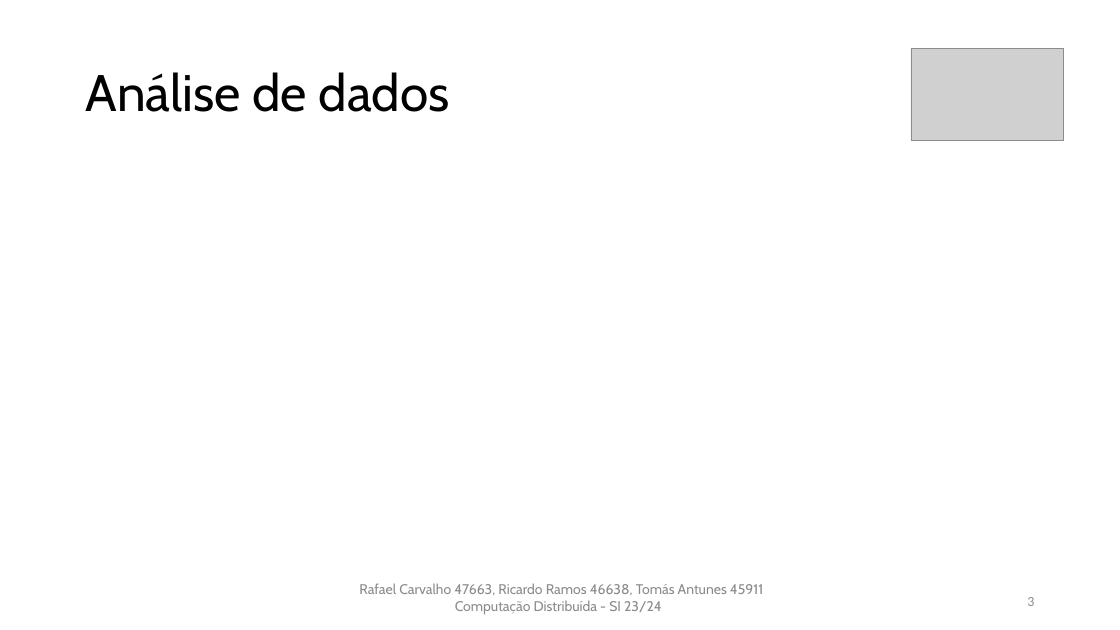
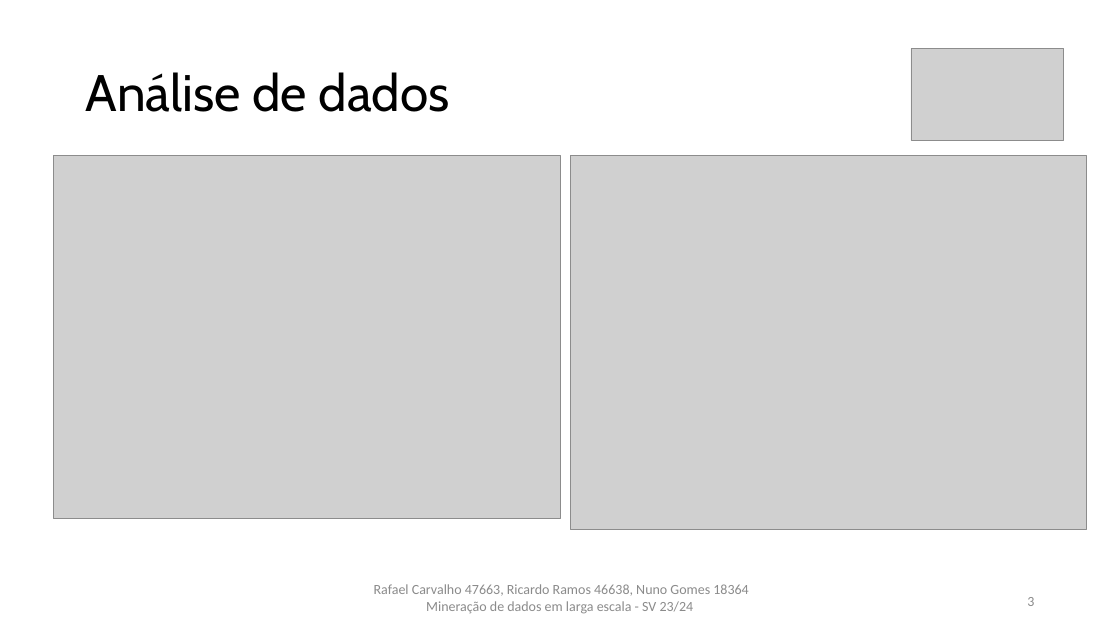
Before and after one commit to rcarvalho16/MDLE-23-24, a slide deck: slide 3 of Trabalho_Pratico/Powerpoint.pptx. Drawn at 1120x630 pixels with LibreOffice and Linux fonts; fonts in the diff are those of the drawing; grey boxes stand for pictures. Boxes give left, top, right and bottom in pixels: in the first picture for what was removed or moved away, otherwise in the second. Text is boxed around its words. In the diff, an @@ line names an element or a change of style, - is before the commit and + after.

```diff
--- a/Trabalho_Pratico/Powerpoint.pptx
+++ b/Trabalho_Pratico/Powerpoint.pptx
@@ picture added at (x1=53, y1=155, x2=560, y2=518) @@
@@ picture added at (x1=571, y1=155, x2=1087, y2=529) @@
@@ text at (x1=374, y1=584, x2=748, y2=614): text changed; font Cabin to Calibri @@
-Rafael Carvalho 47663, Ricardo Ramos 46638, Tomás Antunes 45911 Computação Distribuída - SI 23/24
+Rafael Carvalho 47663, Ricardo Ramos 46638, Nuno Gomes 18364 Mineração de dados em larga escala - SV 23/24
```
Also in this commit, not shown: 5 other slides changed, 1 slide added, 2 slides removed.
